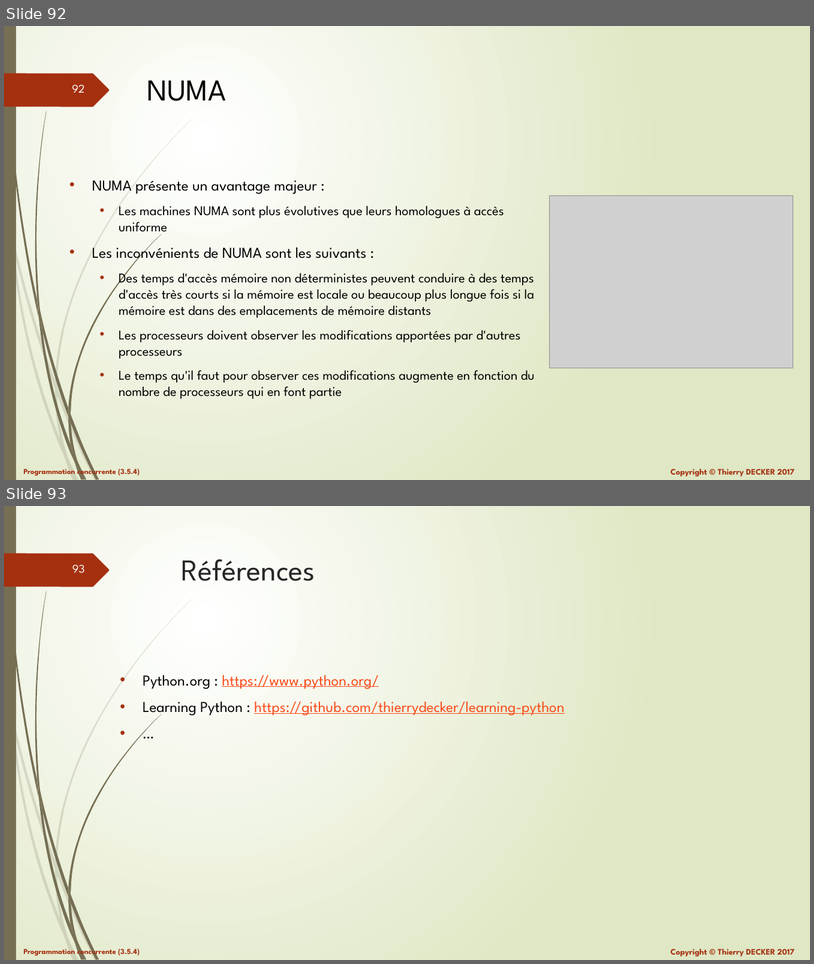
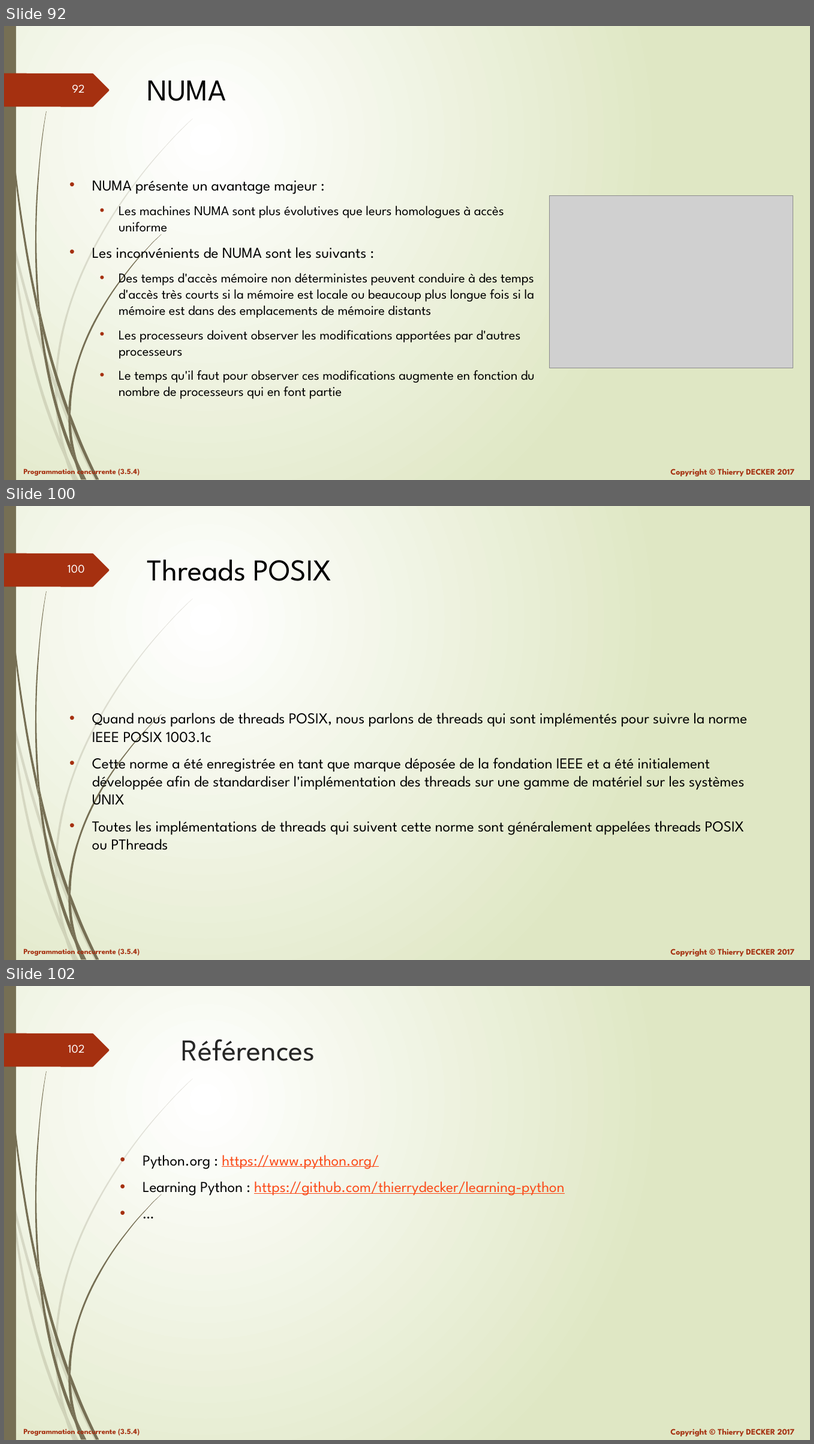
Before and after one commit to VikmanTheRacoon/learning-python, a slide deck: documentations/python-103.pptx. Shown one above the other, each under a label of ours: slides 92 and 93 before the commit, slides 92, 100 and 102 after it; the slides between them are not shown. The pictures are 814x964 and 814x1444 pixels, drawn with LibreOffice and Linux fonts; fonts in the diff are those of the drawing; grey boxes stand for pictures. Boxes give left, top, right and bottom in pixels: in the first picture for what was removed or moved away, otherwise in the second. Text is boxed around its words. In the diff, an @@ line names an element or a change of style, - is before the commit and + after.

```diff
--- a/documentations/python-103.pptx
+++ b/documentations/python-103.pptx
@@ slide 100 added at [4,506,810,960], background gradient #FFFFFF to #DFE8C4; not listed: 27 template elements that a slide beside it also shows @@
@@ title added at [147,559,332,581], 36 pt, text #000000 @@
+Threads POSIX
@@ text added at [92,712,748,850], 18 pt, text #000000 @@
+• Quand nous parlons de threads POSIX, nous parlons de threads qui sont implémentés pour suivre la norme IEEE POSIX 1003.1c
+• Cette norme a été enregistrée en tant que marque déposée de la fondation IEEE et a été initialement développée afin de standardiser l'implémentation des threads sur une gamme de matériel sur les systèmes UNIX
+• Toutes les implémentations de threads qui suivent cette norme sont généralement appelées threads POSIX ou PThreads
@@ what was slide 93 is now slide 102 @@
@@ page number at [68,1045,85,1053]: text changed @@
-93
+102
```
Also in this commit, not shown: 8 other slides added, 1 other file.
